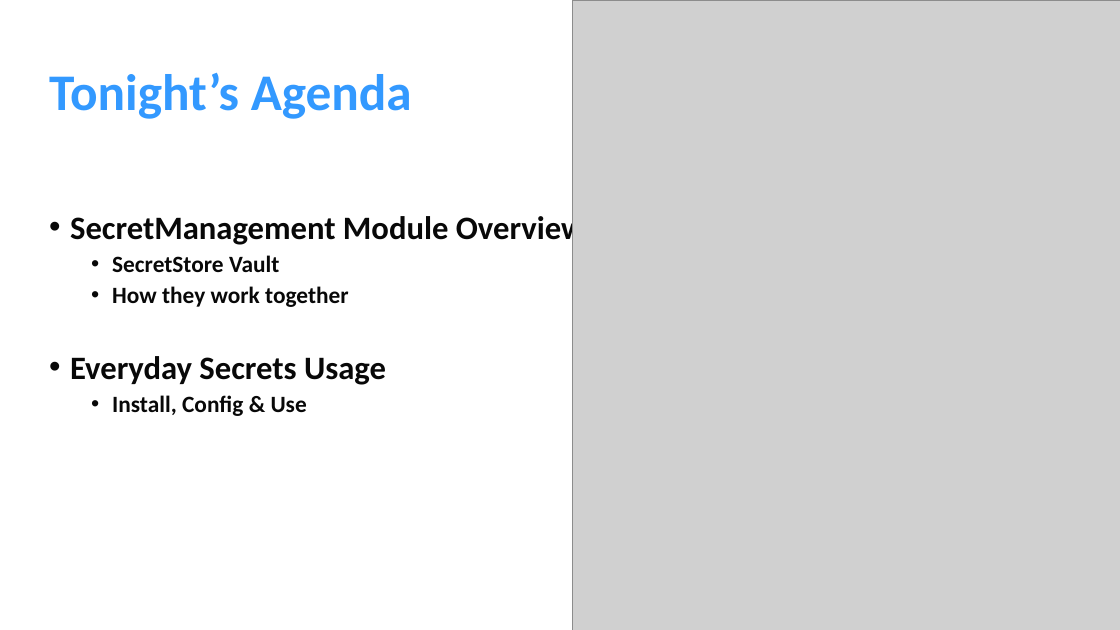
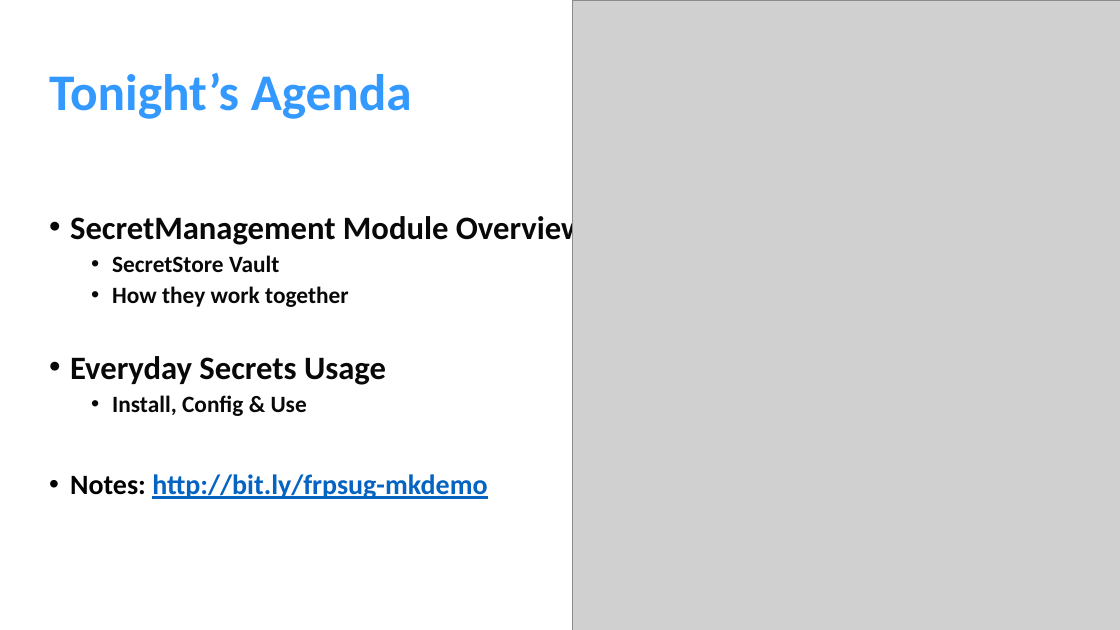
Before and after one commit to compwiz32/Presentations, a slide deck: slide 3 of 2021-02 FRPSUG Secrets Mgmt Demo/Getting Started w Microsoft Secrets Mgmt Module.pptx. Drawn at 1120x630 pixels with LibreOffice and Linux fonts; fonts in the diff are those of the drawing; grey boxes stand for pictures. Boxes give left, top, right and bottom in pixels: in the first picture for what was removed or moved away, otherwise in the second. Text is boxed around its words. In the diff, an @@ line names an element or a change of style, - is before the commit and + after.

```diff
--- a/2021-02 FRPSUG Secrets Mgmt Demo/Getting Started w Microsoft Secrets Mgmt Module.pptx
+++ b/2021-02 FRPSUG Secrets Mgmt Demo/Getting Started w Microsoft Secrets Mgmt Module.pptx
@@ text at <box>70,474,487,499</box>: paragraph added @@
+• Notes: http://bit.ly/frpsug-mkdemo
```
Also in this commit, not shown: 1 other file.
